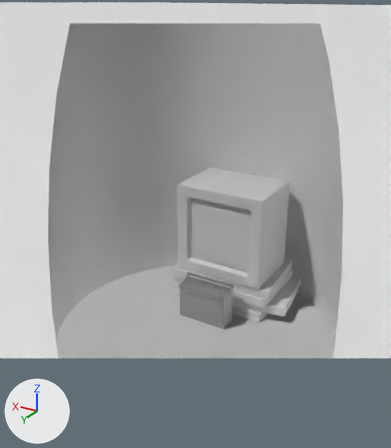
The glTF model public/scenes/vhs/EntryScene.glb, before and after one commit.
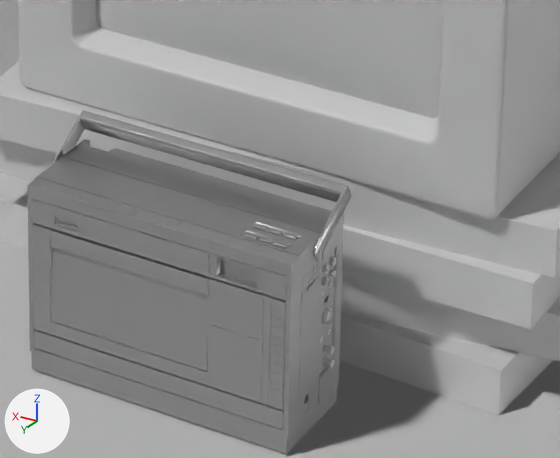
Each version is shown whole from a 50 mm camera at (-1.672, 2.932, 2.193) aimed at (-0.035, 0.205, 0.829), then close up on the part from 45% to 69% of the width and 56% to 74% of the height. The axes (+X, +Y, +Z) are drawn at lower left. The lights are the same throughout. The last two pictures show the newer version. Everything nearer to the camera than a plane just in front of the edit is cut away. Where no turn or scale is listed for an object, it has been applied to the vertices. Vertices at exactly the same position are counted once.

Before the edit, the objects in view are built like this:
```python
me_cube_002 = bpy.data.meshes.new('Cube.002')
me_cube_002.from_pydata(...)  # 144 vertices, 262 faces; spans x -0.241..0.241, y -0.006..0.003, z -0.241..0.241
me_cube_006 = bpy.data.meshes.new('Cube.006')
me_cube_006.from_pydata(...)  # 1917 vertices, 3528 faces; spans x -0.181..0.18, y -0.068..0.068, z 0.0..0.265
# faces by material slot: [3385, 143]
me_cube_006.materials.append(mat_material_001)  # grey #a9a9a9
me_cube_006.materials.append(None)
me_cube_012 = bpy.data.meshes.new('Cube.012')
me_cube_012.from_pydata(...)  # 296 vertices, 556 faces; spans x -0.184..0.184, y -0.083..0.01, z -0.012..0.054
me_cube_012.materials.append(mat_material_001)  # grey #a9a9a9
ob_crttvscreen = bpy.data.objects.new('CRTTVScreen', me_cube_002)
ob_crttvscreen.location = (0.0, -0.186, 0.59)
ob_vhsplayer = bpy.data.objects.new('VHSPlayer', me_cube_006)
ob_vhsplayer.location = (0.0, 0.0, 0.0)
ob_vhsplayer_001 = bpy.data.objects.new('VHSPlayer.001', me_cube_012)
ob_vhsplayer_001.location = (0.0, 0.007, 0.249)
# also in view: 'FreeRegion' at (0.0, 0.146, 1.0); 'VHSPlayer_Tray' at (0.039, 0.062, 0.147); 'Floor' at (0.0, 0.0, 0.0); 'CRTTV' at (0.0, -0.489, 0.59); 'Pile' at (-0.053, -0.429, 0.127)
```
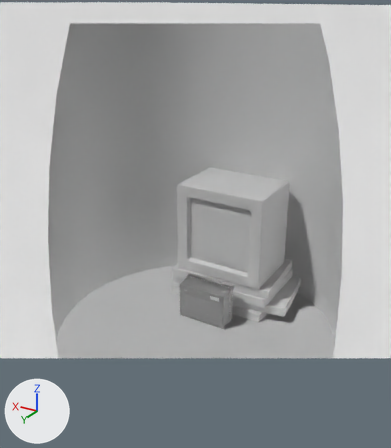
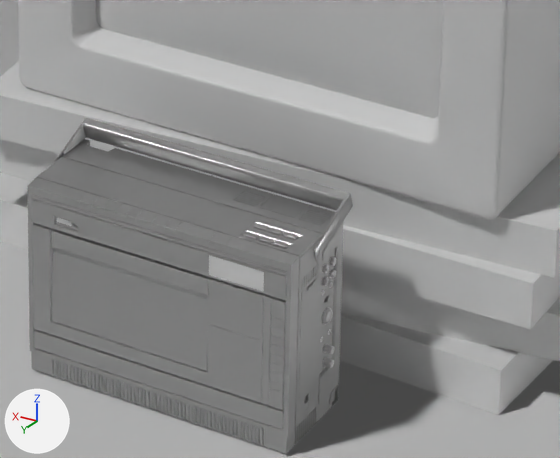
Where the newer file only moved an object's origin or applied its transform, the numbers keep the older frame.

Boxes [x1, y1, x2, y2] around the edits, measured in the close-ups (560 x 458 px):
```json
{"object": "VHSPlayer.001", "change": "turned", "before": [52, 110, 352, 261], "after": [54, 118, 353, 262]}
{"object": "VHSPlayer.007", "change": "added", "after": [57, 218, 264, 291]}
{"part": 1, "of": "me_cube_006", "change": "cut back", "before": [31, 177, 323, 428], "after": [28, 151, 338, 454]}
```

The change, as JSON lines over the scene's bpy script:
```json
{"op": "add", "block": "mat_glass", "code": ["mat_glass = principled_material('Glass')", "mat_glass.base_color = (0.8, 0.8, 0.8)  # white #e7e7e7"]}
{"block": "me_cube_006", "where": "# used by ob_vhsplayer; location = (0.0, 0.0, 0.0)"}
{"op": "remove", "block": "me_cube_006", "code": "me_cube_006.from_pydata(...)  # 1917 vertices, 3528 faces; spans x -0.181..0.18, y -0.068..0.068, z 0.0..0.265"}
{"op": "add", "block": "me_cube_006", "code": "me_cube_006.from_pydata(...)  # 5331 vertices, 10280 faces; spans x -0.181..0.18, y -0.07..0.068, z 0.0..0.265"}
{"block": "me_cube_006", "change": "me_cube_006 part 1: 28 vertices moved from x -0.18..0.18, y 0.025..0.067, z 0.047..0.264 to x -0.18..0.178, y 0.014..0.067, z 0.048..0.264; 80 vertices removed from x -0.18..0.18, y -0.022..0.067, z 0.029..0.265; 3508 vertices added at x -0.18..0.18, y -0.07..0.067, z 0.003..0.265"}
{"block": "me_cube_006", "change": "other edits to the shape of me_cube_006 do not show in these pictures"}
{"block": "me_cube_012", "where": "# used by ob_vhsplayer_001; location = (0.0, 0.007, 0.249)"}
{"op": "remove", "block": "me_cube_012", "code": "me_cube_012.from_pydata(...)  # 296 vertices, 556 faces; spans x -0.184..0.184, y -0.083..0.01, z -0.012..0.054"}
{"op": "add", "block": "me_cube_012", "code": "me_cube_012.from_pydata(...)  # 296 vertices, 556 faces; spans x -0.184..0.184, y -0.088..0.009, z -0.012..0.041"}
{"block": "me_cube_012", "change": "me_cube_012 part 2: the whole mesh is turned 10 degrees about the x axis through the mesh origin"}
{"op": "add", "block": "me_cube_025", "code": ["me_cube_025 = bpy.data.meshes.new('Cube.025')", "me_cube_025.from_pydata([(0.141, 0.064, 0.223), (0.141, 0.064, 0.229), (0.121, 0.064, 0.229), (0.121, 0.064, 0.223), (-0.071, 0.067, 0.243), (-0.071, 0.067, 0.216), (-0.144, 0.067, 0.216), (-0.144, 0.067, 0.243)], [], [(1, 0, 3), (1, 3, 2), (7, 4, 5), (7, 5, 6)])", "me_cube_025.materials.append(mat_glass)  # white #e7e7e7"]}
{"op": "add", "block": "ob_vhsplayer_007", "code": ["ob_vhsplayer_007 = bpy.data.objects.new('VHSPlayer.007', me_cube_025)", "ob_vhsplayer_007.location = (0.0, 0.0, 0.0)"]}
```
